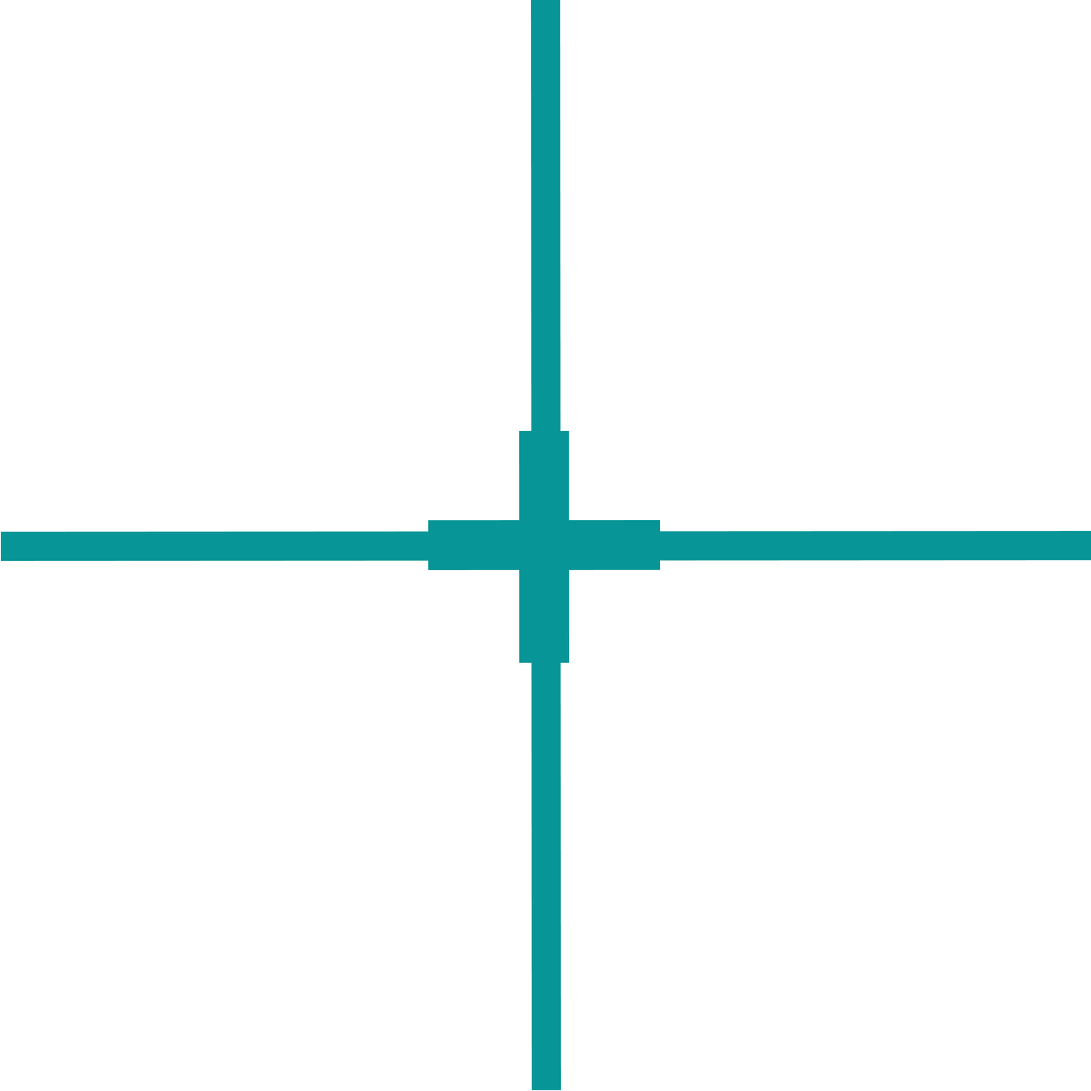
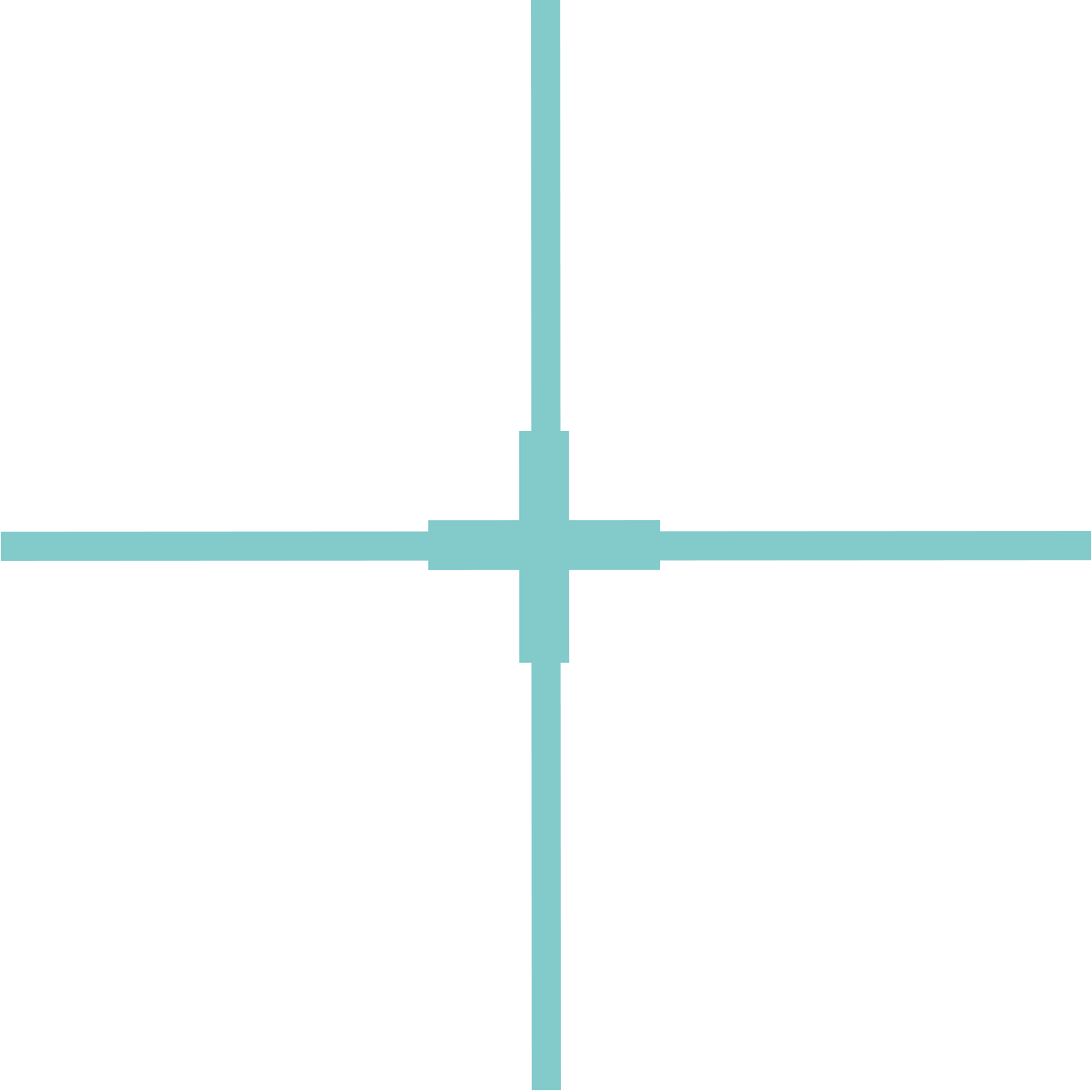
Layer changes from the first 1091x1091 image to the second:
added group "Grid" (50%) with 4 layers in group "Artboard 1" over [left=0, top=0, right=1091, bottom=1091]
moved "Line 1 copy 3" into group "Grid", painted on it over [left=519, top=431, right=570, bottom=664]
moved "Line 1 copy 2" into group "Grid", painted on it over [left=428, top=520, right=661, bottom=571]
moved "Line 1 copy" into group "Grid" over [left=0, top=531, right=1091, bottom=562]
moved "Line 1" into group "Grid" over [left=531, top=0, right=562, bottom=1091]
